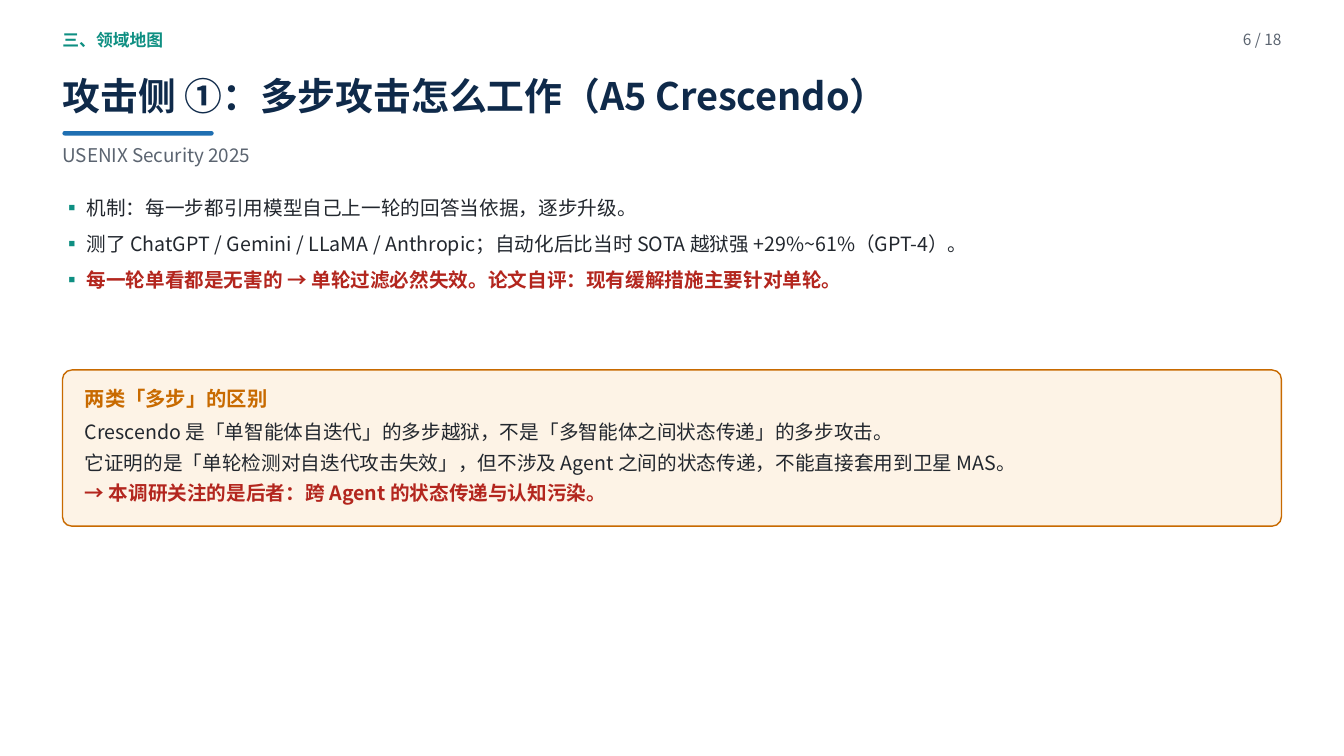
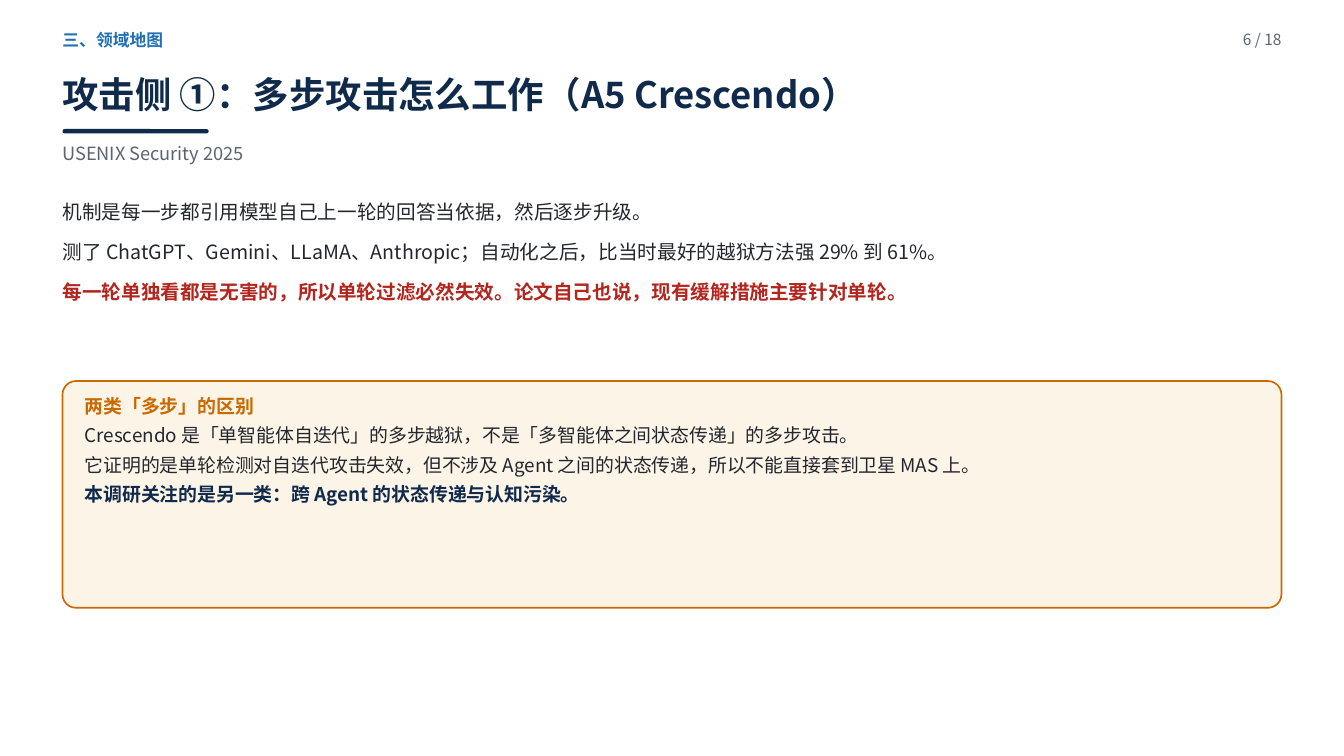
Before and after one commit to yiiiiiii1/multi-agent-remote-sensing, a slide deck: slide 6 of 阶段2-卫星多智能体防御/presentations/新方向调研汇报.pptx. Drawn at 1344x756 pixels with LibreOffice and Linux fonts; fonts in the diff are those of the drawing. Boxes give left, top, right and bottom in pixels: in the first picture for what was removed or moved away, otherwise in the second. Text is boxed around its words. In the diff, an @@ line names an element or a change of style, - is before the commit and + after.

```diff
--- a/阶段2-卫星多智能体防御/presentations/新方向调研汇报.pptx
+++ b/阶段2-卫星多智能体防御/presentations/新方向调研汇报.pptx
@@ text "三、领域地图" at bbox=[62, 31, 163, 48]: text colour #0E8F82 to #1F6FB2 @@
@@ text "攻击侧 ①：多步攻击怎么工作（A5 Crescendo）" at bbox=[62, 77, 858, 112]: size 27 to 26 pt @@
@@ text "USENIX Security 2025" at bbox=[62, 146, 243, 164]: size 13.5 to 13 pt @@
@@ rounded rectangle: place and size @@
-rounded rectangle at bbox=[63, 131, 214, 135]
+rounded rectangle at bbox=[63, 129, 209, 133]
@@ rounded rectangle at bbox=[63, 129, 209, 133]: fill #1F6FB2 to #0F2A4A @@
@@ text at bbox=[62, 202, 948, 302]: text changed @@
-▪ 机制：每一步都引用模型自己上一轮的回答当依据，逐步升级。
-▪ 测了 ChatGPT / Gemini / LLaMA / Anthropic；自动化后比当时 SOTA 越狱强 +29%~61%（GPT-4）。
-▪ 每一轮单看都是无害的 → 单轮过滤必然失效。论文自评：现有缓解措施主要针对单轮。
+机制是每一步都引用模型自己上一轮的回答当依据，然后逐步升级。
+测了 ChatGPT、Gemini、LLaMA、Anthropic；自动化之后，比当时最好的越狱方法强 29% 到 61%。
+每一轮单独看都是无害的，所以单轮过滤必然失效。论文自己也说，现有缓解措施主要针对单轮。
@@ rounded rectangle: place and size @@
-rounded rectangle at bbox=[63, 370, 1281, 526]
+rounded rectangle at bbox=[63, 381, 1281, 608]
@@ rounded rectangle at bbox=[63, 381, 1281, 608]: fill #FDF3E6 to #FDF4E8; outline #C86A00 1 pt to #C86A00 1.2 pt @@
@@ text at bbox=[85, 397, 858, 444]: size 14.5 to 13.5 pt in "两类「多步」的区别"; size 14 to 13.5 pt in "Crescendo 是「单智能体自迭代」的多步越狱，不是「多智能体之间状态传递」的多步攻击。"; less space between paragraphs @@
@@ text "两类「多步」的区别": place and size @@
-text "两类「多步」的区别" at bbox=[85, 388, 1016, 505]
+text "两类「多步」的区别" at bbox=[85, 397, 981, 506]
@@ text at bbox=[85, 456, 981, 506]: text changed; size 14 to 13.5 pt @@
-它证明的是「单轮检测对自迭代攻击失效」，但不涉及 Agent 之间的状态传递，不能直接套用到卫星 MAS。
-→ 本调研关注的是后者：跨 Agent 的状态传递与认知污染。
+它证明的是单轮检测对自迭代攻击失效，但不涉及 Agent 之间的状态传递，所以不能直接套到卫星 MAS 上。
+本调研关注的是另一类：跨 Agent 的状态传递与认知污染。
```
Also in this commit, not shown: 17 other slides changed, 1 other file.
